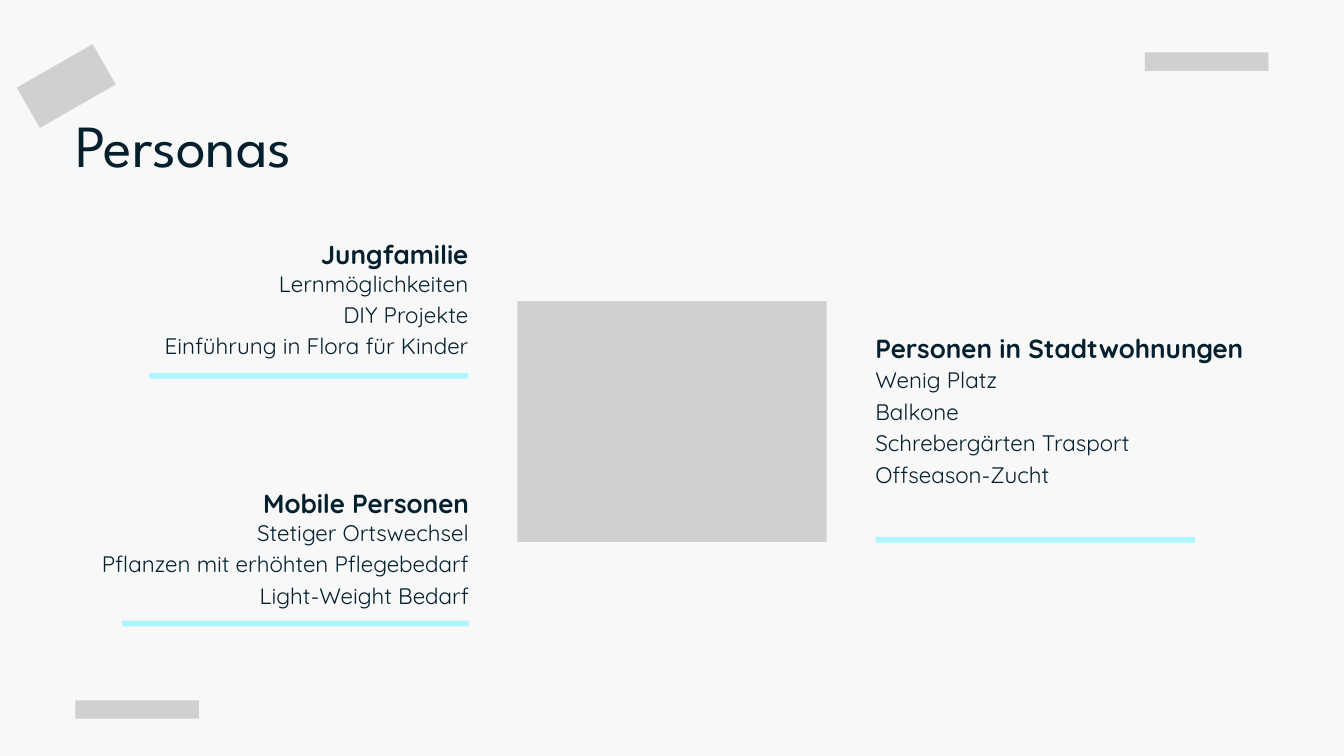
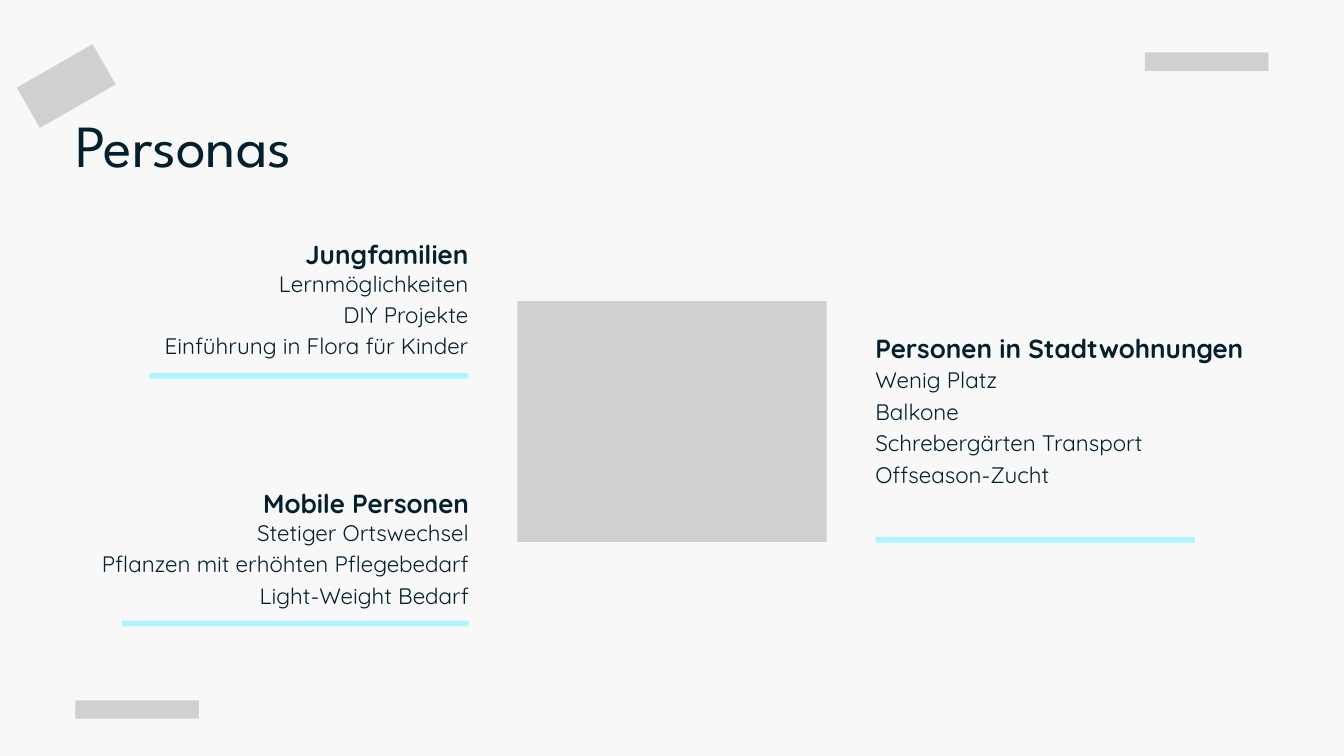
Before and after one commit to plant2go/design, a slide deck: slide 4 of praesentation/Plant2Go_Presentation_07112024.pptx. Drawn at 1344x756 pixels with LibreOffice and Linux fonts; fonts in the diff are those of the drawing; grey boxes stand for pictures. Boxes give left, top, right and bottom in pixels: in the first picture for what was removed or moved away, otherwise in the second. Text is boxed around its words. In the diff, an @@ line names an element or a change of style, - is before the commit and + after.

```diff
--- a/praesentation/Plant2Go_Presentation_07112024.pptx
+++ b/praesentation/Plant2Go_Presentation_07112024.pptx
@@ text at (305,244,468,270): text changed @@
-Jungfamilie
+Jungfamilien
@@ text at (875,434,1143,456): text changed @@
-Schrebergärten Trasport
+Schrebergärten Transport
```
Also in this commit, not shown: 3 other slides changed, 2 slides added, 1 slide removed.
